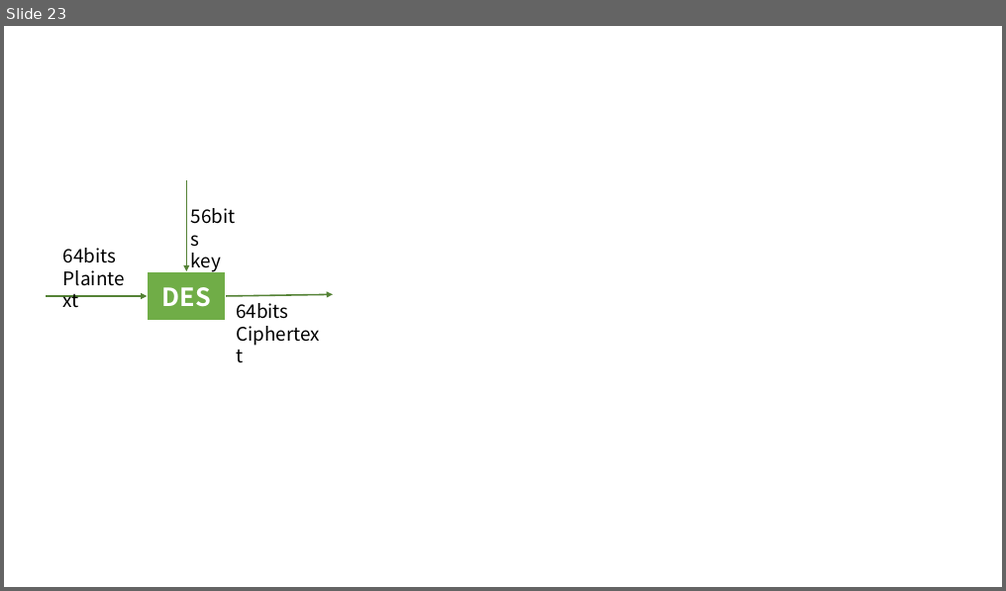
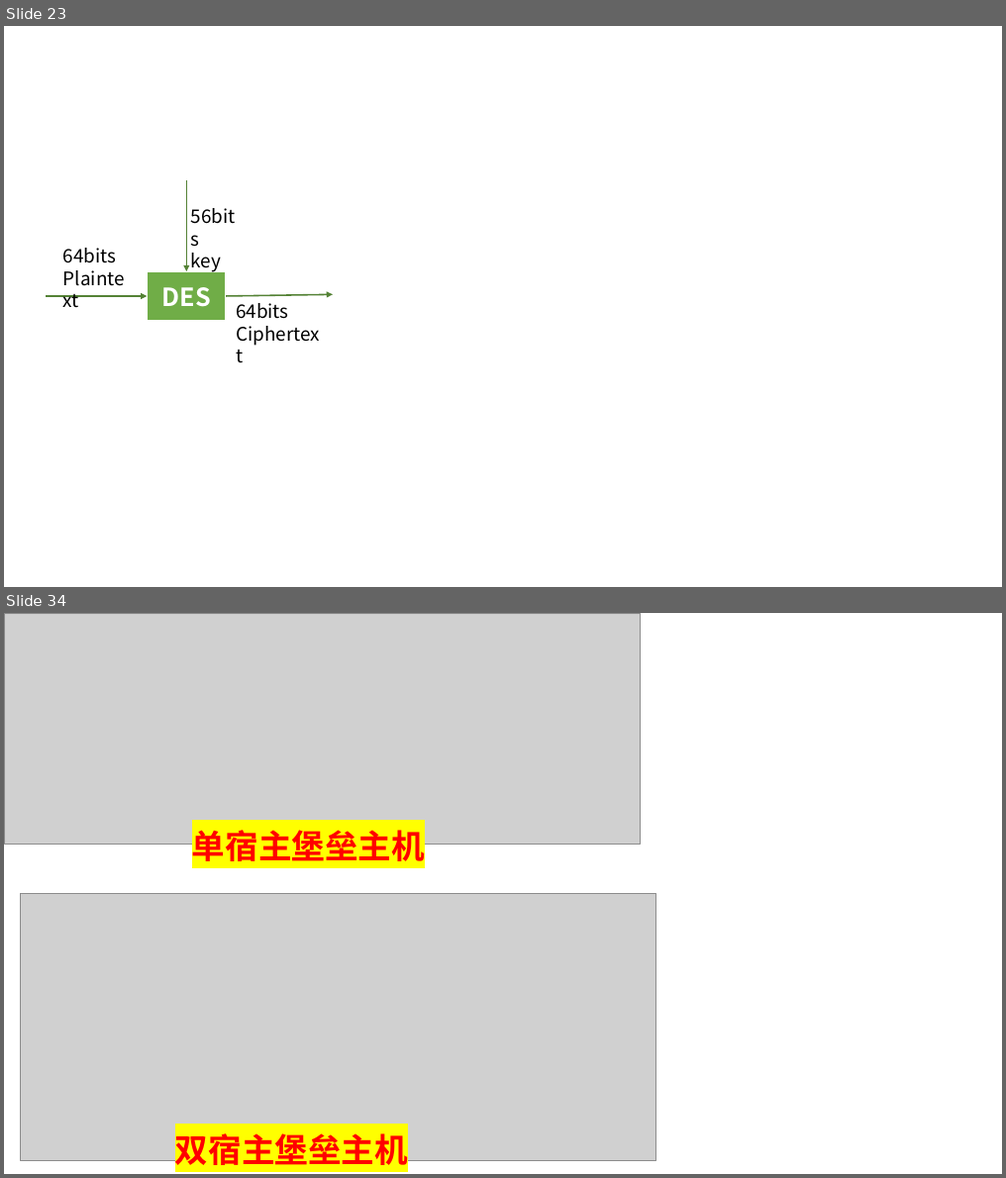
Before and after one commit to guofei9987/a, a slide deck: computer/cipher/cipher.pptx. Shown one above the other, each under a label of ours: slide 23 before the commit, slides 23 and 34 after it; the slides between them are not shown. The pictures are 1006x591 and 1006x1178 pixels, drawn with LibreOffice and Linux fonts; fonts in the diff are those of the drawing; grey boxes stand for pictures. Boxes give left, top, right and bottom in pixels: in the first picture for what was removed or moved away, otherwise in the second. Text is boxed around its words. In the diff, an @@ line names an element or a change of style, - is before the commit and + after.

```diff
--- a/computer/cipher/cipher.pptx
+++ b/computer/cipher/cipher.pptx
@@ slide 34 added at <box>4,613,1002,1174</box>, background #FFFFFF @@
@@ picture added at <box>4,613,641,845</box> @@
@@ text added at <box>192,830,425,861</box>, 32 pt, text #FF0000, bold @@
+单宿主堡垒主机
@@ picture added at <box>20,894,656,1161</box> @@
@@ text added at <box>175,1134,408,1165</box>, 32 pt, text #FF0000, bold @@
+双宿主堡垒主机
```
Also in this commit, not shown: 11 other slides added.
